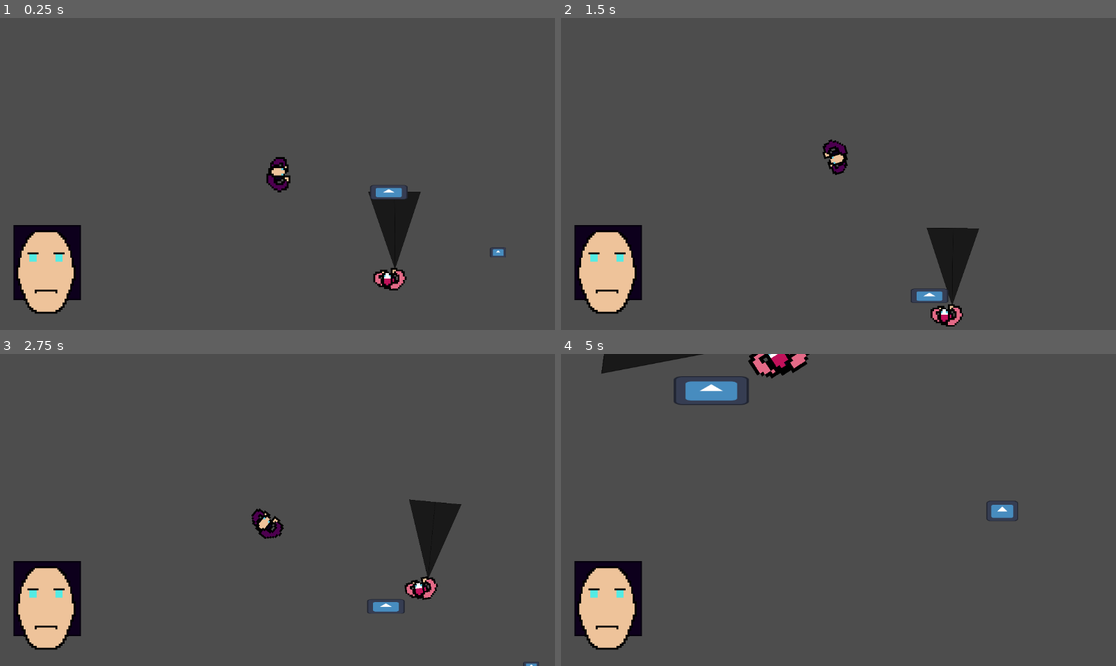
Above: before the commit, frames 1-4 (two rows, left to right).
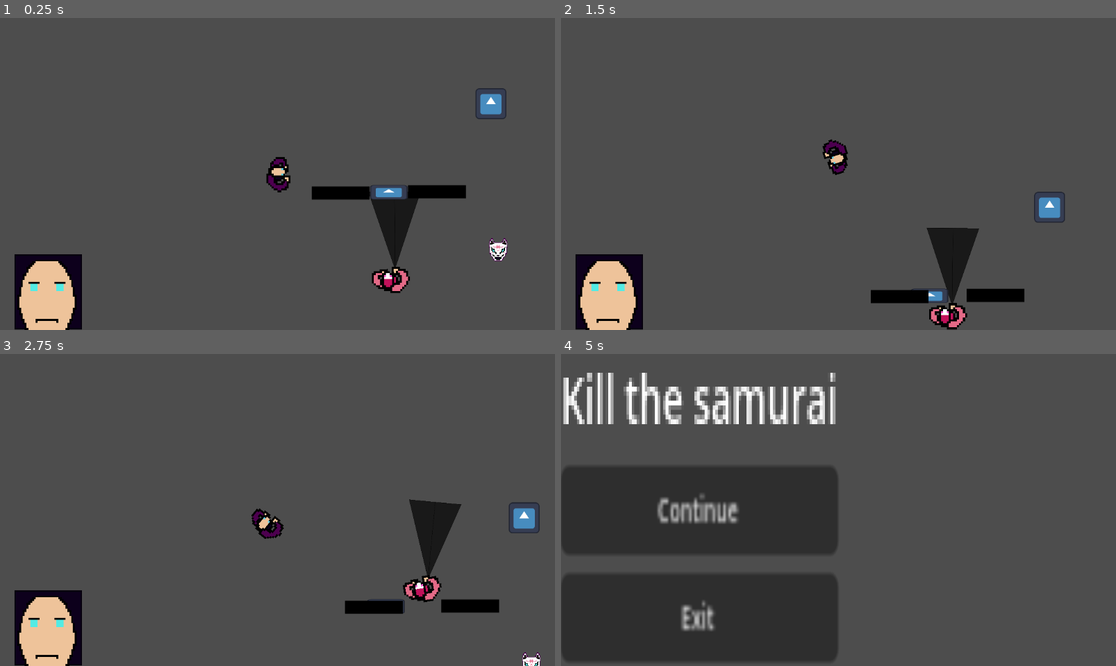
Above: after the commit, the same moments.

Repository: xx98gamer89xx/godot_melonjam_game
Game: Godot game, scene res://test.tscn
The game is run twice, just before and just after one commit, with the same random seed, the same clock (stepped at 60 frames per second) and the same inputs. The project has no main scene, so this scene is started directly. The engine's default icon, where the game draws it, is replaced by a stand-in: a white triangle on a blue panel in a dark square.
Inputs (mouse positions are in pixels of both pictures, inside the frame that each line leads up to):
- Up to frame 1 (0.25 s): no input
- Up to frame 2 (1.5 s): move the mouse to (960, 158) at 0.52 s; hold A (a) 0.53-1.28 s; tap D (d) at 0.8, 1.35 s; move the mouse to (727, 189) at 1.27 s
- Up to frame 3 (2.75 s): tap E (e) at 1.55, 2.1 s; move the mouse to (333, 441) at 2.02 s; hold S (s) from 2.03 s (still down)
- Up to frame 4 (5 s): move the mouse to (810, 572) at 2.77 s; release S (s) at 2.78 s; tap S (s) at 2.85 s; tap W (w) at 3.05 s; move the mouse to (1005, 556) at 3.52 s; hold W (w) 3.53-4.28 s; tap A (a) at 3.8, 4.35 s; move the mouse to (672, 463) at 4.27 s; tap D (d) at 4.55 s

The runs differ from the first frame. In frame 1, 4.6% of the frame differs, in the area x 2-92%, y 22-100%; in frame 2, 4.4%; in frame 3, 4.5%; in frame 4, 33%, in the area x 0-83%, y 0-99%.

Commit message:
Mejoras en todo y reestructuración

Diff:
--- /dev/null
+++ b/continue.gd
@@ -0,0 +1,15 @@
+extends Button
+
+
+func _on_button_down() -> void:
+	Gamepad.level += 1
+	if Gamepad.level == 1:
+		get_tree().change_scene_to_file("res://test.tscn")
+	if Gamepad.level == 2:
+		get_tree().change_scene_to_file("res://test.tscn")
+	if Gamepad.level == 3:
+		get_tree().change_scene_to_file("res://test.tscn")
+
+
+func _on_button_2_button_down() -> void:
+	get_tree().quit()
--- a/enemy.gd
+++ b/enemy.gd
@@ -16,9 +16,40 @@
 	allow_movement = true
 	sleeping = false
 	route = [Vector2(460, 0), Vector2(500, 500)]
-	mask = 3
+	mask = 7
 	can_see = true
 	health = 5
+	change_mask()
+
+func change_mask():
+	if mask == 3:
+		$Sprite2D.texture = load("res://sprites/enemigo mascara kitsune ojos azules-export.png")
+	if mask == 4:
+		$Sprite2D.texture = load("res://sprites/enemigo kitsune azul cuchillada - copia - copia.png")
+	if mask == 5:
+		$Sprite2D.texture = load("res://sprites/enemigo mascara kitsune verde.png")
+	if mask == 6:
+		$Sprite2D.texture = load("res://sprites/enemigo kitsune verde cuchillada - copia - copia.png")
+	if mask == 7:
+		$Sprite2D.texture = load("res://sprites/enemigo mascara kitsune rosa - copia.png")
+	if mask == 8:
+		$Sprite2D.texture = load("res://sprites/enemigo kitsune rosa cuchillada.png")
+	if mask == 9:
+		$Sprite2D.texture = load("res://sprites/enemigo mascara oni azul - copia - copia.png")
+	if mask == 10:
+		$Sprite2D.texture = load("res://sprites/enemigo oni azul cuchillada.png")
+	if mask == 11:
+		$Sprite2D.texture = load("res://sprites/enemigo mascara oni verde - copia - copia.png")
+	if mask == 12:
+		$Sprite2D.texture = load("res://sprites/enemigo oni verde cuchillada.png")
+	if mask == 13:
+		$Sprite2D.texture = load("res://sprites/enemigo mascara oni rosa - copia - copia.png")
+	if mask == 14:
+		$Sprite2D.texture = load("res://sprites/enemigo oni rosa cuchillada.png")
+	if mask == 15:
+		$Sprite2D.texture = load("res://sprites/enemigo mascara samurai.png")
+	if mask == 16:
+		$Sprite2D.texture = load("res://sprites/enemigo samurai cuchillada.png")
 
 func raycast():
 	if $RayCast2D.get_collider() != null:
--- a/enemy_1.tscn
+++ b/enemy_1.tscn
@@ -1,19 +1,8 @@
-[gd_scene load_steps=11 format=3 uid="uid://vqyjihahkvxv"]
+[gd_scene load_steps=10 format=3 uid="uid://vqyjihahkvxv"]
 
 [ext_resource type="Script" uid="uid://wj56ls0c5icn" path="res://enemy.gd" id="1_663o1"]
 [ext_resource type="Texture2D" uid="uid://lls07qth02ij" path="res://sprites/enemigo mascara kitsune ojos azules-export.png" id="2_663o1"]
 [ext_resource type="Texture2D" uid="uid://vsrok0r6044f" path="res://licht_placeholder.png" id="3_gqj32"]
-
-[sub_resource type="SpriteFrames" id="SpriteFrames_ovk8a"]
-animations = [{
-"frames": [{
-"duration": 1.0,
-"texture": ExtResource("2_663o1")
-}],
-"loop": true,
-"name": &"default",
-"speed": 5.0
-}]
 
 [sub_resource type="RectangleShape2D" id="RectangleShape2D_wswjf"]
 size = Vector2(118, 124)
@@ -90,12 +79,6 @@
 can_sleep = false
 script = ExtResource("1_663o1")
 
-[node name="AnimatedSprite2D" type="AnimatedSprite2D" parent="."]
-texture_filter = 1
-scale = Vector2(3.6, 3.6)
-sprite_frames = SubResource("SpriteFrames_ovk8a")
-offset = Vector2(6, 7)
-
 [node name="CollisionShape2D" type="CollisionShape2D" parent="."]
 shape = SubResource("RectangleShape2D_wswjf")
 
@@ -130,6 +113,12 @@
 position = Vector2(87, 2)
 shape = SubResource("RectangleShape2D_663o1")
 
+[node name="Sprite2D" type="Sprite2D" parent="."]
+texture_filter = 1
+scale = Vector2(4.16, 4.16)
+texture = ExtResource("2_663o1")
+offset = Vector2(5, 8)
+
 [connection signal="area_entered" from="lantern" to="." method="_on_lantern_area_entered"]
 [connection signal="area_exited" from="lantern" to="." method="_on_lantern_area_exited"]
 [connection signal="animation_finished" from="AnimationPlayer" to="." method="_on_animation_player_animation_finished"]
--- /dev/null
+++ b/exit.gd
@@ -0,0 +1 @@
+extends Button
--- /dev/null
+++ b/gamepad.gd
@@ -0,0 +1,4 @@
+extends Node
+var level
+func _ready():
+	level = 0
--- /dev/null
+++ b/main_menu.tscn
@@ -0,0 +1,48 @@
+[gd_scene load_steps=5 format=3 uid="uid://c37ercqdjyd3p"]
+
+[ext_resource type="Script" uid="uid://dbaqlm80bfcge" path="res://continue.gd" id="1_06t4h"]
+[ext_resource type="Script" uid="uid://pkr32o0hobp2" path="res://exit.gd" id="2_7vrkn"]
+
+[sub_resource type="SystemFont" id="SystemFont_7vrkn"]
+
+[sub_resource type="LabelSettings" id="LabelSettings_fu7sn"]
+font = SubResource("SystemFont_7vrkn")
+font_size = 14
+
+[node name="Main menu" type="Control"]
+layout_mode = 3
+anchors_preset = 15
+anchor_right = 1.0
+anchor_bottom = 1.0
+grow_horizontal = 2
+grow_vertical = 2
+scale = Vector2(0.9976463, 1.0062836)
+
+[node name="VBoxContainer" type="VBoxContainer" parent="."]
+layout_mode = 0
+offset_right = 40.0
+offset_bottom = 40.0
+scale = Vector2(5.44, 9.64)
+
+[node name="Label" type="Label" parent="VBoxContainer"]
+texture_filter = 1
+texture_repeat = 1
+layout_mode = 2
+text = "Kill the samurai"
+label_settings = SubResource("LabelSettings_fu7sn")
+
+[node name="Button" type="Button" parent="VBoxContainer"]
+layout_mode = 2
+theme_override_font_sizes/font_size = 7
+text = "Continue"
+script = ExtResource("1_06t4h")
+
+[node name="Button2" type="Button" parent="VBoxContainer"]
+layout_mode = 2
+theme_override_font_sizes/font_size = 7
+text = "Exit
+"
+script = ExtResource("2_7vrkn")
+
+[connection signal="button_down" from="VBoxContainer/Button" to="VBoxContainer/Button" method="_on_button_down"]
+[connection signal="button_down" from="VBoxContainer/Button2" to="VBoxContainer/Button" method="_on_button_2_button_down"]
--- a/mask.gd
+++ b/mask.gd
@@ -4,3 +4,17 @@
 func _ready():
 	if mask == null:
 		mask = wanted_mask
+	if mask == 3:
+		$Sprite2D.texture = load("res://sprites/mascara kitsune azul.png")
+	if mask == 5:
+		$Sprite2D.texture = load("res://sprites/mascara kitsune verde.png")
+	if mask == 7:
+		$Sprite2D.texture = load("res://sprites/mascara kitsune rosa.png")
+	if mask == 9:
+		$Sprite2D.texture = load("res://sprites/mascara oni azul.png")
+	if mask == 11:
+		$Sprite2D.texture = load("res://sprites/mascara oni verde.png")
+	if mask == 13:
+		$Sprite2D.texture = load("res://sprites/mascara oni rosa.png")
+	if mask == 15:
+		$Sprite2D.texture = load("res://sprites/mascara samurai.png")
--- a/mask.tscn
+++ b/mask.tscn
@@ -10,7 +10,8 @@
 script = ExtResource("1_oilhy")
 
 [node name="Sprite2D" type="Sprite2D" parent="."]
-scale = Vector2(0.515625, 0.328125)
+texture_filter = 1
+scale = Vector2(2.7656252, 2.609375)
 texture = ExtResource("2_1rsgv")
 
 [node name="CollisionShape2D" type="CollisionShape2D" parent="."]
--- a/player.gd
+++ b/player.gd
@@ -79,10 +79,11 @@
 			$AnimationPlayer.play("take mask")
 			mask += 1
 			animation = true
-			var mask_instance = preload("res://mask.tscn").instantiate()
-			mask_instance.position = nearby_item.position
-			mask_instance.mask = mask
-			add_sibling(mask_instance)
+			if mask > 1:
+				var mask_instance = preload("res://mask.tscn").instantiate()
+				mask_instance.position = nearby_item.position
+				mask_instance.mask = mask
+				add_sibling(mask_instance)
 			mask = nearby_item.mask
 			nearby_item.queue_free()
 			nearby_item = null
@@ -101,7 +102,7 @@
 	mask -= 1
 
 func you_died():
-	queue_free()
+	get_tree().change_scene_to_file("res://main_menu.tscn")
 
 func _on_area_2d_area_entered(area: Area2D) -> void:
 	nearby_item = area
--- a/player_1.tscn
+++ b/player_1.tscn
@@ -59,7 +59,8 @@
 }
 
 [node name="Area2D" type="Area2D" parent="." groups=["openers"]]
-scale = Vector2(1.64, 1.64)
+position = Vector2(82, 0)
+scale = Vector2(0.92000306, 0.92000306)
 
 [node name="CollisionShape2D2" type="CollisionShape2D" parent="Area2D"]
 shape = SubResource("CircleShape2D_bxx23")
--- a/project.godot
+++ b/project.godot
@@ -13,6 +13,10 @@
 config/name="jam"
 config/features=PackedStringArray("4.5", "Forward Plus")
 config/icon="res://icon.svg"
+
+[autoload]
+
+Gamepad="*res://gamepad.gd"
 
 [global_group]
 
--- a/sprite_2d.gd
+++ b/sprite_2d.gd
@@ -1,6 +1,7 @@
 extends Sprite2D
 func _process(delta):
 	var mask = get_parent().get_parent().mask
+	print(mask)
 	if mask == 0:
 		texture = load("res://sprites/prota sin mascara.png")
 	if mask == 1:
@@ -14,7 +15,7 @@
 	if mask == 5:
 		texture = load("res://sprites/prota mascara kitsune verde cuchillada.png")
 	if mask == 6:
-		texture = load("res://sprites/prota kitsune ojos rosas.png")
+		texture = load("res://sprites/prota mascara kitsune ojos rosas.png")
 	if mask == 7:
 		texture = load("res://sprites/prota mascara kitsune rosa cuchillada.png")
 	if mask == 8:
--- a/test.tscn
+++ b/test.tscn
@@ -1,10 +1,12 @@
-[gd_scene load_steps=6 format=3 uid="uid://bojnj7e2ho4pg"]
+[gd_scene load_steps=8 format=3 uid="uid://bojnj7e2ho4pg"]
 
 [ext_resource type="PackedScene" uid="uid://cqrhrkw58kpta" path="res://mask.tscn" id="3_6uqi0"]
 [ext_resource type="PackedScene" uid="uid://cfdffu266polt" path="res://player_1.tscn" id="3_ppyta"]
 [ext_resource type="PackedScene" uid="uid://xojm1suggl30" path="res://door_1.tscn" id="4_ppyta"]
 [ext_resource type="PackedScene" uid="uid://vqyjihahkvxv" path="res://enemy_1.tscn" id="4_ykrsh"]
 [ext_resource type="PackedScene" uid="uid://cp54h6v3lmeso" path="res://UI_mask.tscn" id="5_ykrsh"]
+[ext_resource type="PackedScene" uid="uid://uouma3edymgc" path="res://win.tscn" id="6_g14j6"]
+[ext_resource type="PackedScene" uid="uid://bwuat76q8g570" path="res://wall.tscn" id="7_vbegm"]
 
 [node name="test" type="Node2D"]
 
@@ -23,7 +25,16 @@
 [node name="CanvasLayer" type="CanvasLayer" parent="."]
 
 [node name="mask" parent="CanvasLayer" instance=ExtResource("5_ykrsh")]
-offset_left = -20.0
-offset_top = 406.0
-offset_right = 20.0
-offset_bottom = 446.0
+offset_left = -18.0
+offset_top = 467.0
+offset_right = 22.0
+offset_bottom = 507.0
+
+[node name="win" parent="." instance=ExtResource("6_g14j6")]
+position = Vector2(886, -292)
+
+[node name="StaticBody2D" parent="." instance=ExtResource("7_vbegm")]
+position = Vector2(560, 57)
+
+[node name="StaticBody2D2" parent="." instance=ExtResource("7_vbegm")]
+position = Vector2(161, 62)
--- /dev/null
+++ b/wall.tscn
@@ -0,0 +1,17 @@
+[gd_scene load_steps=3 format=3 uid="uid://bwuat76q8g570"]
+
+[ext_resource type="Texture2D" uid="uid://ctkrvaft2tbd4" path="res://sprites/pared.png" id="1_xxgf6"]
+
+[sub_resource type="RectangleShape2D" id="RectangleShape2D_y4f30"]
+size = Vector2(222, 54)
+
+[node name="StaticBody2D" type="StaticBody2D"]
+
+[node name="CollisionShape2D" type="CollisionShape2D" parent="."]
+position = Vector2(101, 17)
+shape = SubResource("RectangleShape2D_y4f30")
+
+[node name="Sprite2D" type="Sprite2D" parent="."]
+position = Vector2(102, 17)
+scale = Vector2(2, 3.88)
+texture = ExtResource("1_xxgf6")
--- /dev/null
+++ b/win.gd
@@ -0,0 +1,6 @@
+extends Area2D
+
+
+func _on_body_shape_entered(body_rid: RID, body: Node2D, body_shape_index: int, local_shape_index: int) -> void:
+	if body.is_in_group("objectives"):
+		get_tree().change_scene_to_file("res://main_menu.tscn")
--- /dev/null
+++ b/win.tscn
@@ -0,0 +1,18 @@
+[gd_scene load_steps=4 format=3 uid="uid://uouma3edymgc"]
+
+[ext_resource type="Script" uid="uid://b63tnohy2vsfu" path="res://win.gd" id="1_hgi8f"]
+[ext_resource type="Texture2D" uid="uid://jpclvx0a180g" path="res://icon.svg" id="2_tmki8"]
+
+[sub_resource type="RectangleShape2D" id="RectangleShape2D_yblwc"]
+
+[node name="win" type="Area2D"]
+script = ExtResource("1_hgi8f")
+
+[node name="CollisionShape2D" type="CollisionShape2D" parent="."]
+scale = Vector2(5.72, 5.72)
+shape = SubResource("RectangleShape2D_yblwc")
+
+[node name="Sprite2D" type="Sprite2D" parent="."]
+texture = ExtResource("2_tmki8")
+
+[connection signal="body_shape_entered" from="." to="." method="_on_body_shape_entered"]
Not shown, added: continue.gd.uid
Not shown, added: exit.gd.uid
Not shown, added: gamepad.gd.uid
Not shown, added: win.gd.uid
